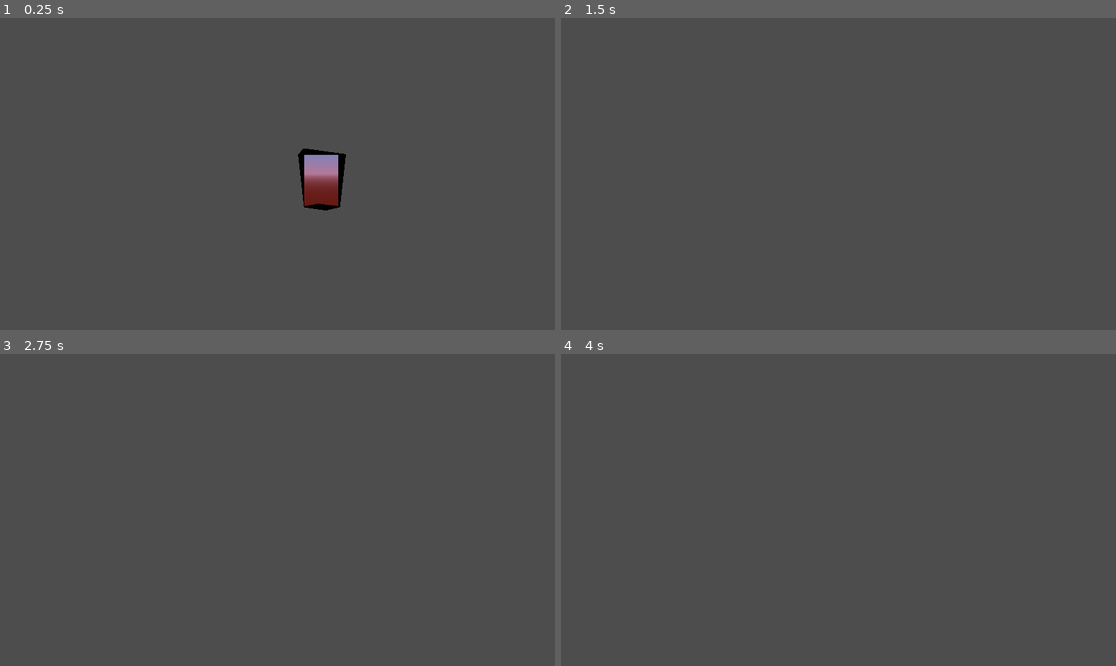
Above: before the commit, frames 1-4 (two rows, left to right).
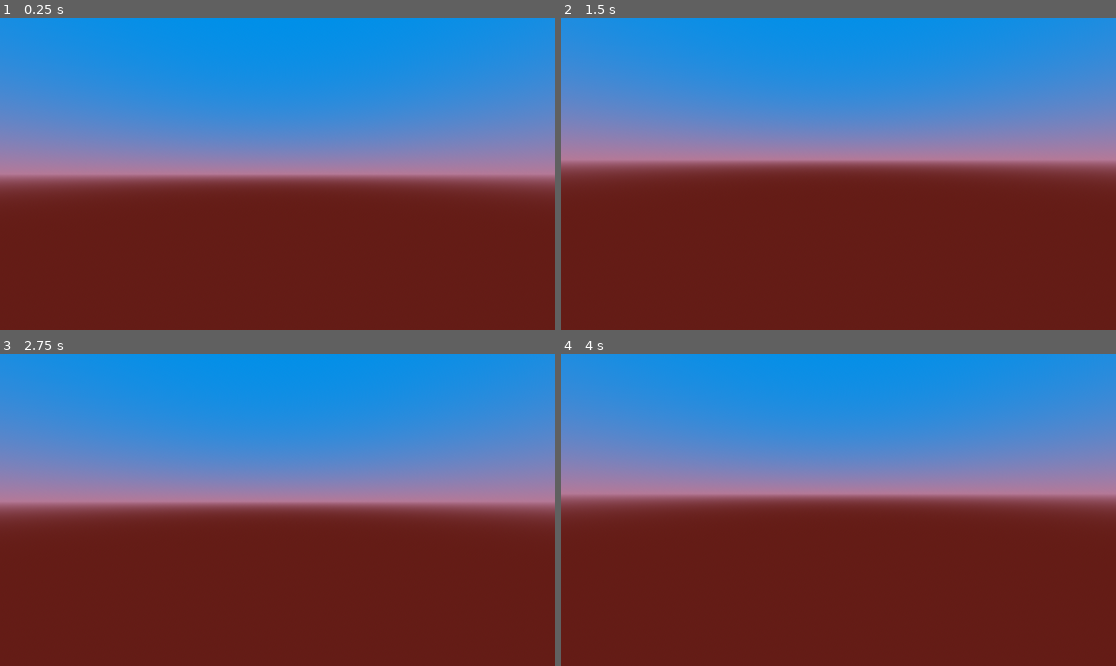
Above: after the commit, the same moments.

Repository: SaschaKreyling/Godot_Portal_Game
Game: Godot game, scene res://scenes/TestScene.tscn
Same seed, same stepped clock (60 frames per second), same inputs: the game is played once before the commit and once after it.
Inputs (mouse positions are in pixels of both pictures, inside the frame that each line leads up to):
- Up to frame 1 (0.25 s): no input
- Up to frame 2 (1.5 s): tap Enter (ui_accept) at 0.5, 0.77 s; move the mouse to (960, 158) at 0.52 s; hold Right (ui_right) 0.53-1.28 s; click (960, 158) at 0.67 s; move the mouse to (810, 174) at 1.27 s; hold Up (ui_up) from 1.28 s (still down)
- Up to frame 3 (2.75 s): keep holding Up (ui_up); tap Enter (ui_accept) at 1.52, 2 s; move the mouse to (288, 503) at 2.02 s
- Up to frame 4 (4 s): keep holding Up (ui_up); tap Enter (ui_accept) at 2.75, 3.02, 3.5, 3.77 s; move the mouse to (832, 516) at 2.77 s; click (832, 516) at 2.92 s; move the mouse to (877, 513) at 3.52 s

The runs differ from the first frame. In frame 1, 99% of the frame differs, in the area x 0-100%, y 0-100%; in frame 2, 100%; in frame 3, 100%; in frame 4, 100%.

Commit message:
figuring out Portals again

Diff:
--- a/scenes/TestScene.tscn
+++ b/scenes/TestScene.tscn
@@ -1,16 +1,25 @@
-[gd_scene load_steps=3 format=3 uid="uid://c4ysh8hrr0kvy"]
+[gd_scene load_steps=4 format=3 uid="uid://c4ysh8hrr0kvy"]
 
 [ext_resource type="PackedScene" uid="uid://c4hom0ownjibx" path="res://scenes/player.tscn" id="1_0k6th"]
 [ext_resource type="PackedScene" uid="uid://bsow8susscqvf" path="res://scenes/portal.tscn" id="1_3tbpf"]
 
+[sub_resource type="WorldBoundaryShape3D" id="WorldBoundaryShape3D_ldowc"]
+
 [node name="Node3D" type="Node3D"]
 
 [node name="Player" parent="." instance=ExtResource("1_0k6th")]
+unique_name_in_owner = true
+transform = Transform3D(1, 0, 0, 0, 1, 0, 0, 0, 1, 18, 0, -13)
 
 [node name="Portal" parent="." node_paths=PackedStringArray("linkedPortal") instance=ExtResource("1_3tbpf")]
-transform = Transform3D(1, 0, 0, 0, 1, 0, 0, 0, 1, 1.89609, 0, -8.72379)
+transform = Transform3D(0.965926, 0, -0.258819, 0, 1, 0, 0.258819, 0, 0.965926, 4.89609, 0, 1.27621)
 linkedPortal = NodePath("../Portal2")
 
 [node name="Portal2" parent="." node_paths=PackedStringArray("linkedPortal") instance=ExtResource("1_3tbpf")]
-transform = Transform3D(1, 0, 0, 0, 1, 0, 0, 0, 1, -3.12338, 0, 6.66178)
+transform = Transform3D(1, 0, 0, 0, 1, 0, 0, 0, 1, 3.87662, 0, -10.3382)
 linkedPortal = NodePath("../Portal")
+
+[node name="StaticBody3D" type="StaticBody3D" parent="."]
+
+[node name="CollisionShape3D" type="CollisionShape3D" parent="StaticBody3D"]
+shape = SubResource("WorldBoundaryShape3D_ldowc")
--- a/scenes/player.tscn
+++ b/scenes/player.tscn
@@ -1,6 +1,7 @@
-[gd_scene load_steps=3 format=3 uid="uid://c4hom0ownjibx"]
+[gd_scene load_steps=4 format=3 uid="uid://c4hom0ownjibx"]
 
 [ext_resource type="Script" path="res://scripts/playerController.gd" id="1_0f4vj"]
+[ext_resource type="Environment" uid="uid://0ja3rgp6mlci" path="res://materials/WorldEnvoirment.tres" id="2_88xg0"]
 
 [sub_resource type="CapsuleShape3D" id="CapsuleShape3D_ooojm"]
 
@@ -10,7 +11,6 @@
 [node name="CollisionShape3D" type="CollisionShape3D" parent="."]
 shape = SubResource("CapsuleShape3D_ooojm")
 
-[node name="Head" type="Node3D" parent="."]
+[node name="Camera3D" type="Camera3D" parent="."]
 transform = Transform3D(1, 0, 0, 0, 1, 0, 0, 0, 1, 0, 0.445679, 0)
-
-[node name="Camera3D" type="Camera3D" parent="Head"]
+environment = ExtResource("2_88xg0")
--- a/scripts/playerController.gd
+++ b/scripts/playerController.gd
@@ -50,8 +50,8 @@
 var freeflying : bool = false
 
 ## IMPORTANT REFERENCES
-@onready var head: Node3D = $Head
-@onready var collider: CollisionShape3D = $Collider
+@onready var head: Camera3D = $Camera3D
+@onready var collider: CollisionShape3D = $CollisionShape3D
 
 func _ready() -> void:
 	check_input_mappings()
--- a/scripts/portal.gd
+++ b/scripts/portal.gd
@@ -1,12 +1,11 @@
-
 extends Node3D
 class_name Portal
 
-
+@export_category("PortalSettings")
 @export var linkedPortal: Portal
 
 @onready var player: Node3D = %Player
-@onready var playerCamera: Camera3D = $"../Player/Head/Camera3D"
+@onready var playerCamera: Camera3D = %Player/Camera3D
 
 @onready var portalCamera: Camera3D = $PortalViewport/PortalCamera
 @onready var ancors = $AncorPoints.get_children()
